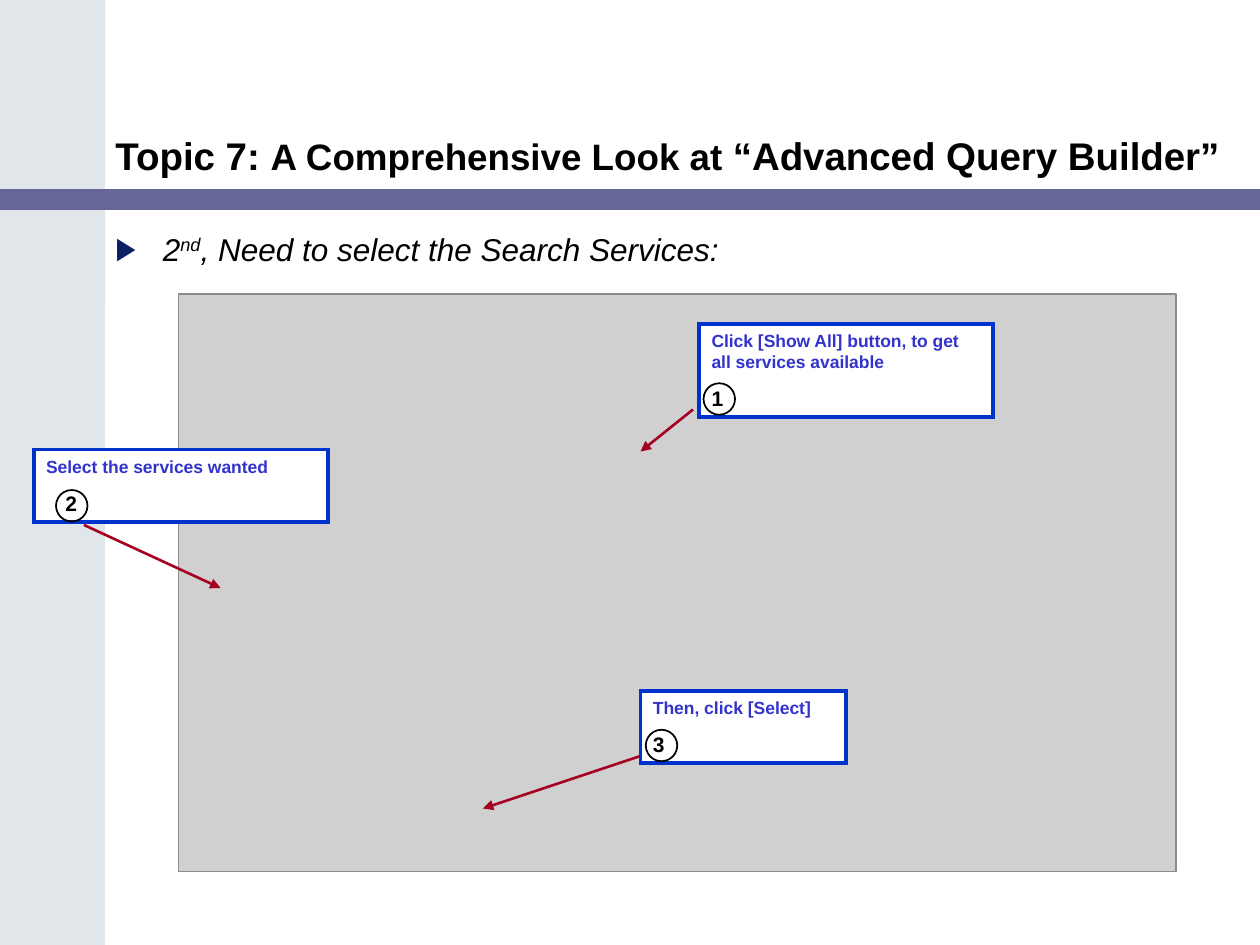
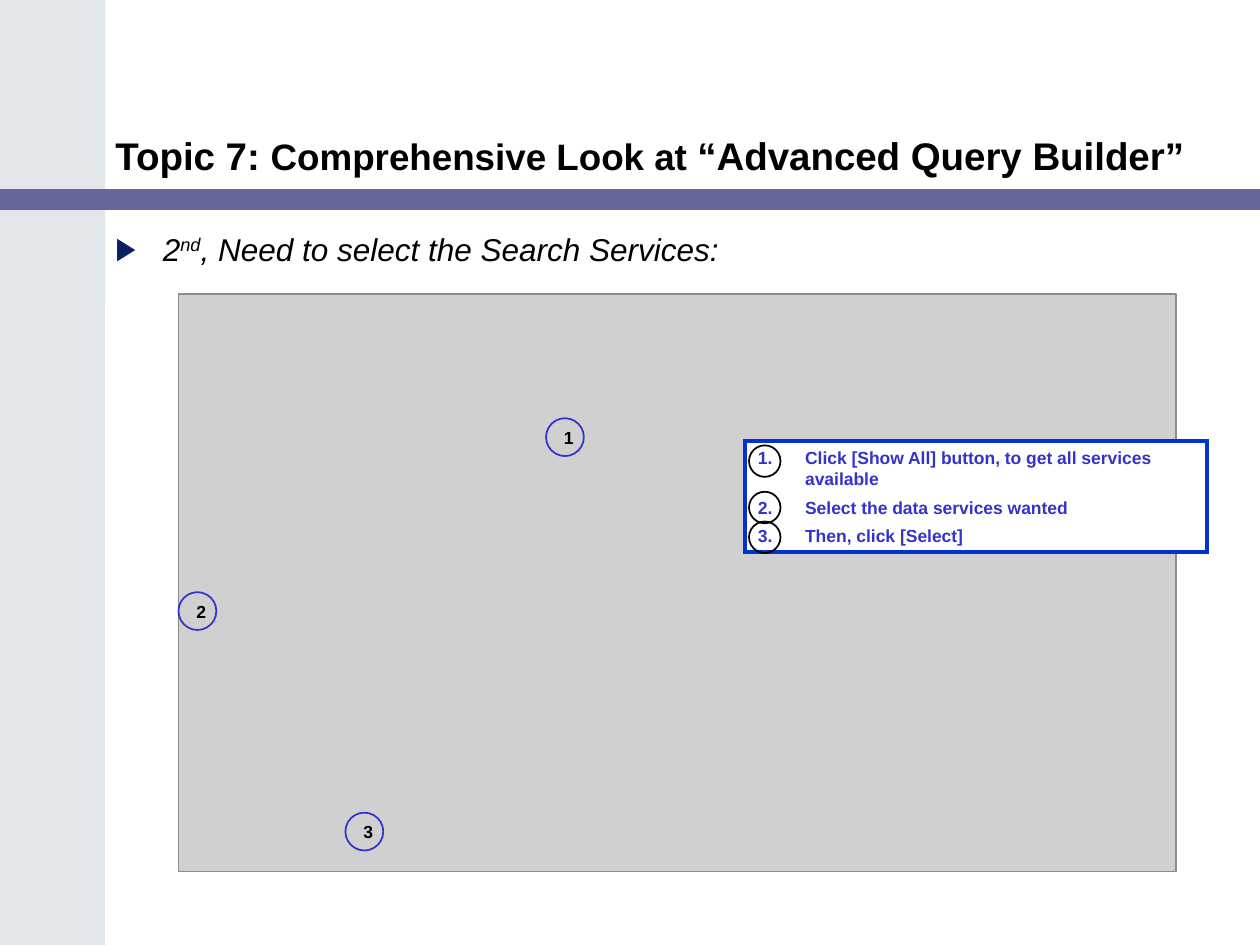
Before and after one commit to NCIP/catrip, a slide deck: slide 39 of catrip/documentation/training/caTRIP_Training_Module.ppt (slide 27 before the commit). Drawn at 1260x945 pixels with LibreOffice and Linux fonts; fonts in the diff are those of the drawing; grey boxes stand for pictures. Boxes give left, top, right and bottom in pixels: in the first picture for what was removed or moved away, otherwise in the second. Text is boxed around its words. In the diff, an @@ line names an element or a change of style, - is before the commit and + after.

```diff
--- a/catrip/documentation/training/caTRIP_Training_Module.ppt
+++ b/catrip/documentation/training/caTRIP_Training_Module.ppt
@@ title at (x1=115, y1=142, x2=1185, y2=177): text changed @@
-Topic 7: A Comprehensive Look at “Advanced Query Builder”
+Topic 7: Comprehensive Look at “Advanced Query Builder”
@@ ellipse added at (x1=546, y1=418, x2=583, y2=456), outline #3333CC 0.99 pt, 10 pt, text #000000, bold @@
+1
@@ arrow removed from (693, 410) to (640, 451) @@
@@ rectangle "Click [Show All] button, to ..." resized from (x1=699, y1=324, x2=993, y2=417) to (x1=746, y1=441, x2=1208, y2=552) @@
@@ ellipse moved from (x1=703, y1=383, x2=735, y2=415) to (x1=748, y1=445, x2=780, y2=476) @@
@@ rectangle removed at (x1=34, y1=450, x2=328, y2=522) @@
-Select the services wanted
-2
@@ text in rectangle at (x1=805, y1=451, x2=1151, y2=485): bullet none to 1.; less space between paragraphs @@
@@ ellipse moved from (x1=55, y1=490, x2=87, y2=522) to (x1=748, y1=491, x2=780, y2=523) @@
@@ text in rectangle at (x1=805, y1=501, x2=1068, y2=546): text changed; size 12 to 10 pt; text colour #000000 to #3333CC @@
-1
+2. Select the data services wanted
+3. Then, click [Select]
@@ arrow removed from (84, 525) to (220, 588) @@
@@ ellipse moved from (x1=646, y1=730, x2=678, y2=761) to (x1=748, y1=522, x2=780, y2=553) @@
@@ ellipse added at (x1=179, y1=592, x2=217, y2=630), outline #3333CC 0.99 pt, 10 pt, text #000000, bold @@
+2
@@ rectangle removed at (x1=640, y1=690, x2=845, y2=762) @@
-Then, click [Select]
-3
@@ arrow removed from (640, 756) to (483, 809) @@
@@ ellipse added at (x1=345, y1=813, x2=383, y2=850), outline #3333CC 0.99 pt, 10 pt, text #000000, bold @@
+3
```
Also in this commit, not shown: 20 other slides changed, 18 slides added, 6 slides removed.
